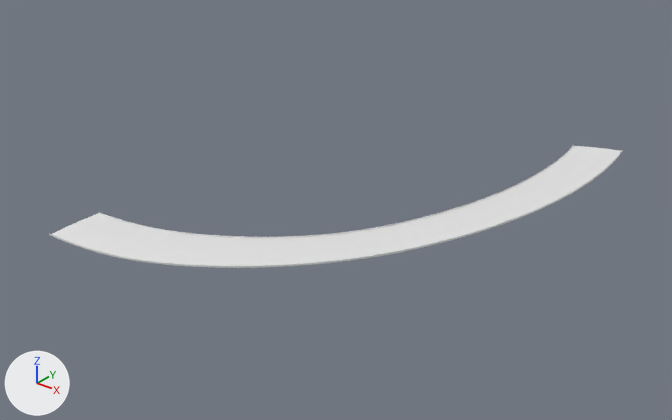
What one commit did to the glTF model public/assets/gen3/models/track-02.glb.
One viewpoint serves both versions: a 50 mm camera at (914.0, -744.0, 239.0) aimed at (603.0, -354.0, -2.0). The lights are fixed; the arrows at lower left show +X, +Y and +Z. The picture after the commit comes second. Vertices at exactly the same position are counted once.

Objects in the first picture: 'track-02'.
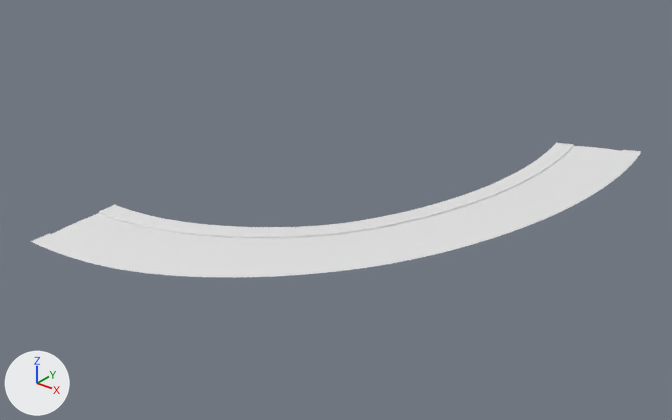
Where the change shows, as pixel boxes [x1, y1, x2, y2] in the pictures (672 x 420 px):
'track-02', reshaped (6% wider, 9% taller)
    before: [49, 145, 623, 268]
    after: [30, 143, 641, 277]
part 1 of me_track_02, added
    after: [30, 143, 641, 277]

Edits to the bpy script that builds the scene:
```text
Change me_track_02:
    used by ob_track_02; location = (0.0, 0.0, 0.0)
    remove me_track_02.from_pydata(...)  # 1274 vertices, 2328 faces; spans x 513.0..709.0, y -490.0..-176.0, z 2.0..9.0
    add me_track_02.from_pydata(...)  # 1470 vertices, 2716 faces; spans x 513.0..721.0, y -502.0..-174.0, z 2.0..9.0
    me_track_02 part 1
    100 vertices are added at x 513.0..720.0, y -502.0..-174.0, z 2.0..9.0
    12 new vertices lie (-12.0, 0.0, -1.0) away from vertices in x 662.0..677.0, y -328.0..-216.0, z 4.0..5.0
    9 new vertices lie (12.0, 1.0, 1.0) away from vertices in x 697.0..709.0, y -326.0..-201.0, z 6.0..7.0
    9 new vertices lie (12.0, 0.0, 1.0) away from vertices in x 686.0..709.0, y -358.0..-222.0, z 6.0..7.0
    8 new vertices lie (-12.0, -1.0, -1.0) away from vertices in x 668.0..677.0, y -306.0..-201.0, z 4.0..5.0
    7 new vertices lie (12.0, 2.0, 1.0) away from vertices in x 700.0..707.0, y -314.0..-189.0, z 6.0..7.0
    6 new vertices lie (-12.0, -2.0, 0.0) away from vertices in x 673.0..675.0, y -276.0..-186.0, z 3.0..4.0
    7 new vertices lie (-1.0, -4.0, 0.0) away from vertices in x 661.0..709.0, y -358.0..-271.0, z 4.0..8.0
    6 new vertices lie (9.0, -8.0, 0.0) away from vertices in x 632.0..647.0, y -440.0..-424.0, z 8.0
    6 new vertices lie (-9.0, 8.0, 0.0) away from vertices in x 580.0..615.0, y -438.0..-411.0, z 7.0..8.0
    6 new vertices lie (-8.0, 9.0, 0.0) away from vertices in x 568.0..609.0, y -445.0..-416.0, z 7.0..8.0
    5 new vertices lie (12.0, -1.0, 1.0) away from vertices in x 681.0..709.0, y -369.0..-243.0, z 6.0..7.0
    5 new vertices lie (-12.0, 1.0, -1.0) away from vertices in x 654.0..677.0, y -349.0..-250.0, z 4.0..6.0
    5 new vertices lie (-12.0, 3.0, -1.0) away from vertices in x 641.0..671.0, y -376.0..-295.0, z 5.0..6.0
    5 new vertices lie (-1.0, 12.0, 0.0) away from vertices in x 517.0..531.0, y -457.0..-456.0, z 8.0..9.0
    388 new faces join them
```
